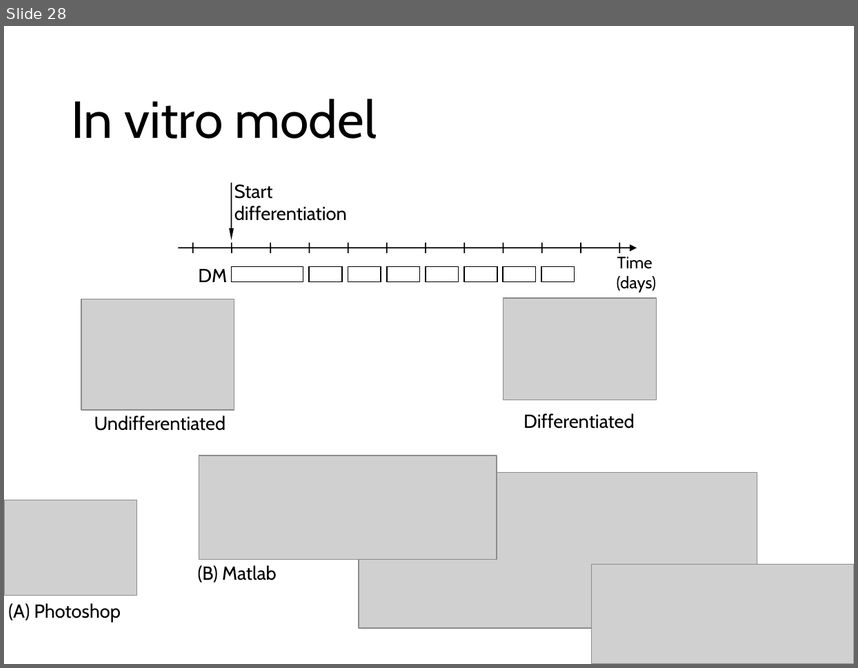
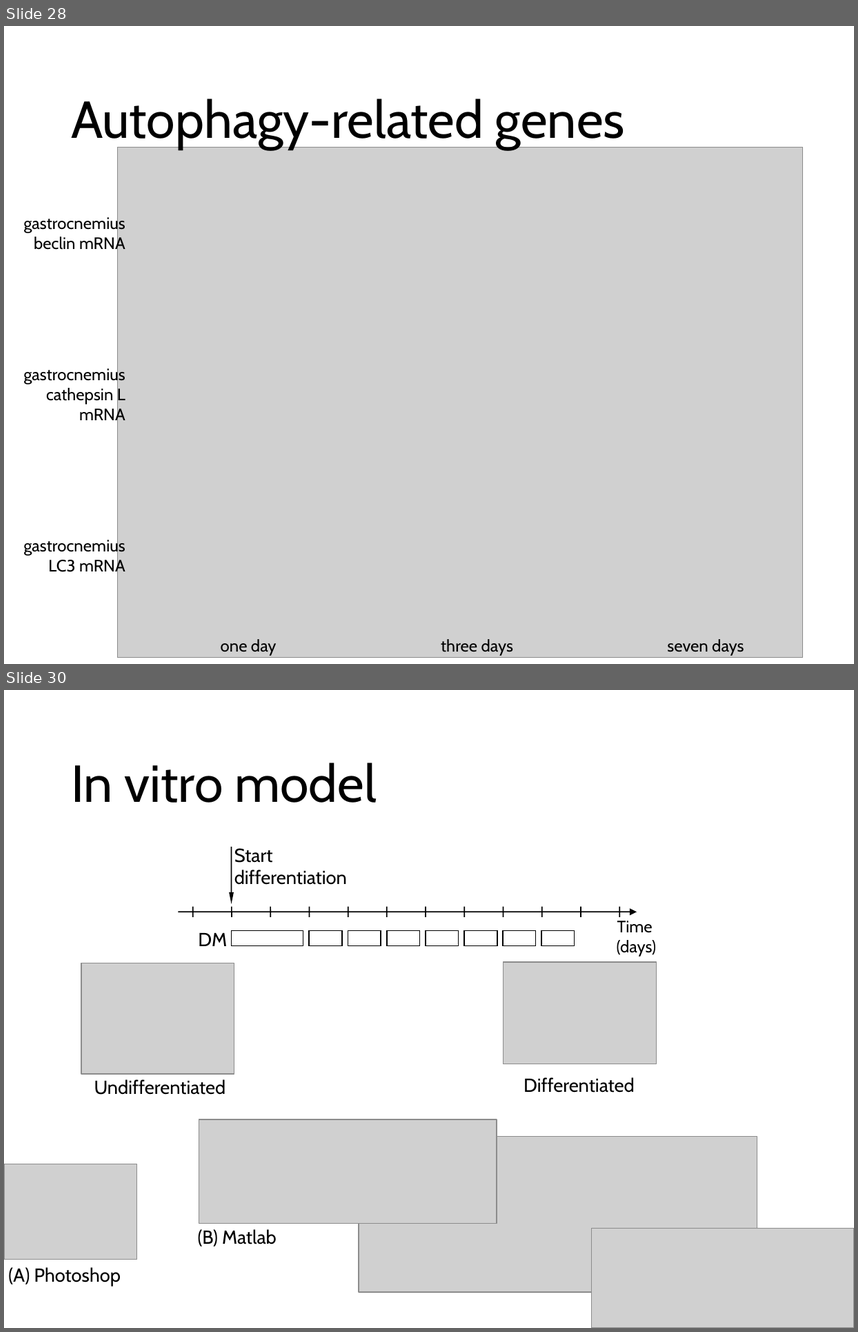
Before and after one commit to nvalexander/dissertation, a slide deck: defense.pptx. Shown one above the other, each under a label of ours: slide 28 before the commit, slides 28 and 30 after it; the slides between them are not shown. The pictures are 858x668 and 858x1332 pixels, drawn with LibreOffice and Linux fonts; fonts in the diff are those of the drawing; grey boxes stand for pictures. Boxes give left, top, right and bottom in pixels: in the first picture for what was removed or moved away, otherwise in the second. Text is boxed around its words. In the diff, an @@ line names an element or a change of style, - is before the commit and + after.

```diff
--- a/defense.pptx
+++ b/defense.pptx
@@ slide 28 added at [4, 26, 854, 664], background #FFFFFF @@
@@ title added at [71, 98, 625, 149], 44 pt, text #000000 @@
+Autophagy-related genes
@@ picture added at [118, 147, 803, 657] @@
@@ text added at [24, 215, 125, 254], 14 pt, text #000000 @@
+gastrocnemius beclin mRNA
@@ text added at [24, 366, 125, 424], 14 pt, text #000000 @@
+gastrocnemius cathepsin L mRNA
@@ text added at [24, 537, 125, 576], 14 pt, text #000000 @@
+gastrocnemius LC3 mRNA
@@ text added at [221, 639, 276, 655], 14 pt, text #000000 @@
+one day
@@ text added at [441, 639, 513, 655], 14 pt, text #000000 @@
+three days
@@ text added at [667, 639, 744, 655], 14 pt, text #000000 @@
+seven days
@@ what was slide 28 is now slide 30 @@
```
Also in this commit, not shown: 2 other slides added, 1 slide removed, 5 other files.
